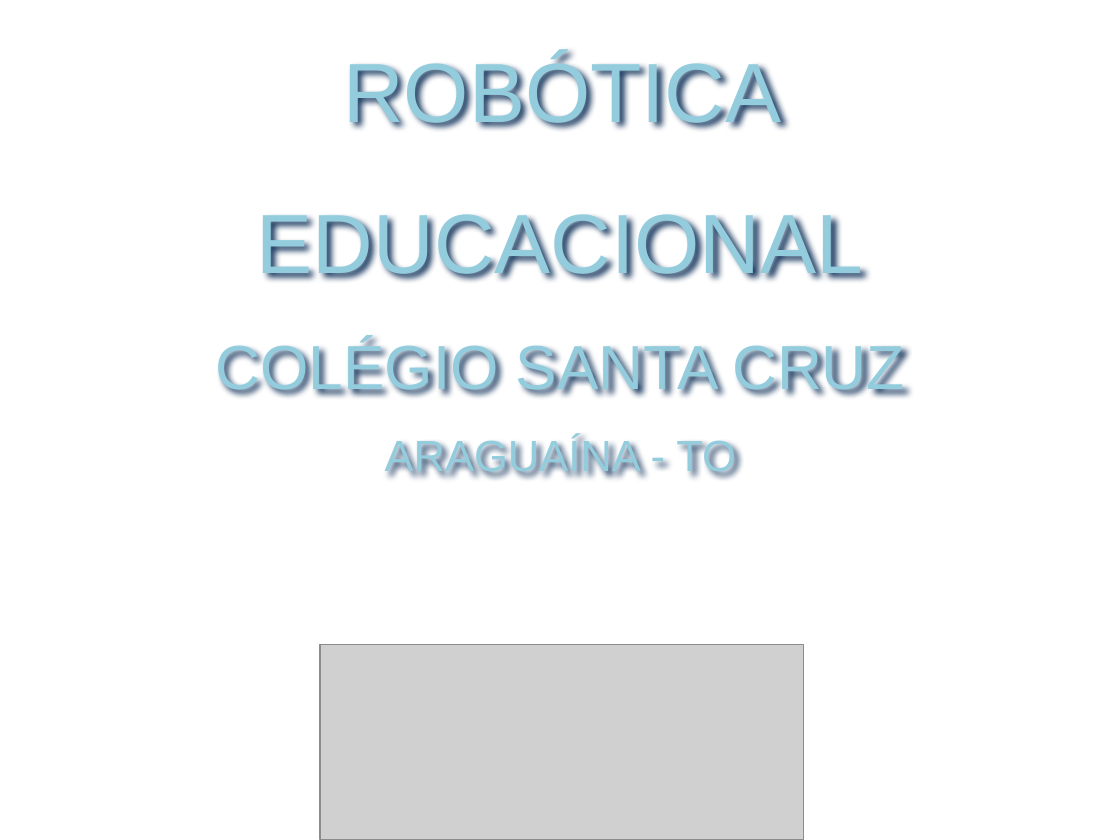
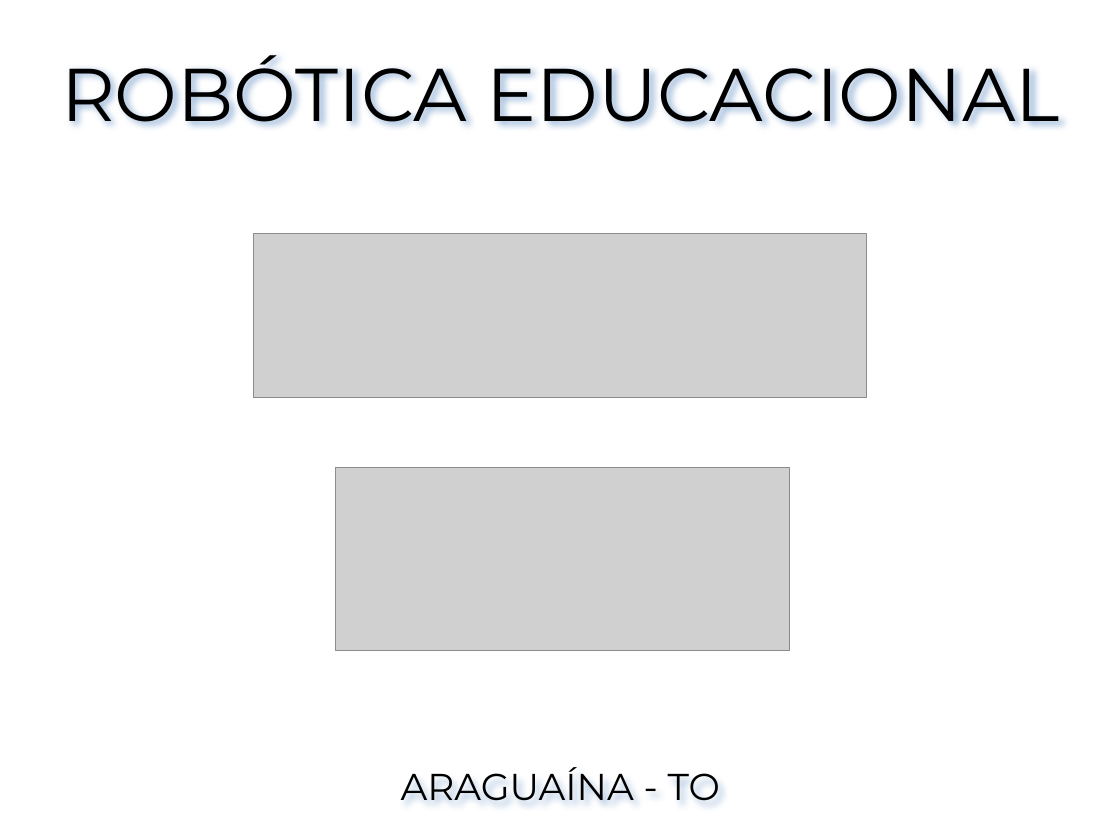
Before and after one commit to sousamaf/Air_steps, a slide deck: slide 1 of doc/Apresentação/1aApresentação Sta Cruz.pptx. Drawn at 1120x840 pixels with LibreOffice and Linux fonts; fonts in the diff are those of the drawing; grey boxes stand for pictures. Boxes give left, top, right and bottom in pixels: in the first picture for what was removed or moved away, otherwise in the second. Text is boxed around its words. In the diff, an @@ line names an element or a change of style, - is before the commit and + after.

```diff
--- a/doc/Apresentação/1aApresentação Sta Cruz.pptx
+++ b/doc/Apresentação/1aApresentação Sta Cruz.pptx
@@ text "ROBÓTICA EDUCACIONAL" moved from (x1=216, y1=55, x2=905, y2=480) to (x1=61, y1=55, x2=1060, y2=801) @@
@@ text "ROBÓTICA EDUCACIONAL" at (x1=61, y1=55, x2=1060, y2=801): size 54 to 48 pt in "ROBÓTICA EDUCACIONAL"; font Arial to Montserrat, text colour #93CDDD to #000000; size 28 to 24 pt in "ARAGUAÍNA - TO" @@
@@ picture added at (x1=253, y1=233, x2=866, y2=398) @@
@@ text at (x1=216, y1=339, x2=905, y2=400): paragraph removed @@
-COLÉGIO SANTA CRUZ
@@ picture resized from (x1=320, y1=644, x2=804, y2=840) to (x1=336, y1=467, x2=790, y2=651) @@
```
Also in this commit, not shown: 5 other slides changed, 4 slides added, 3 slides removed, 16 other files.
